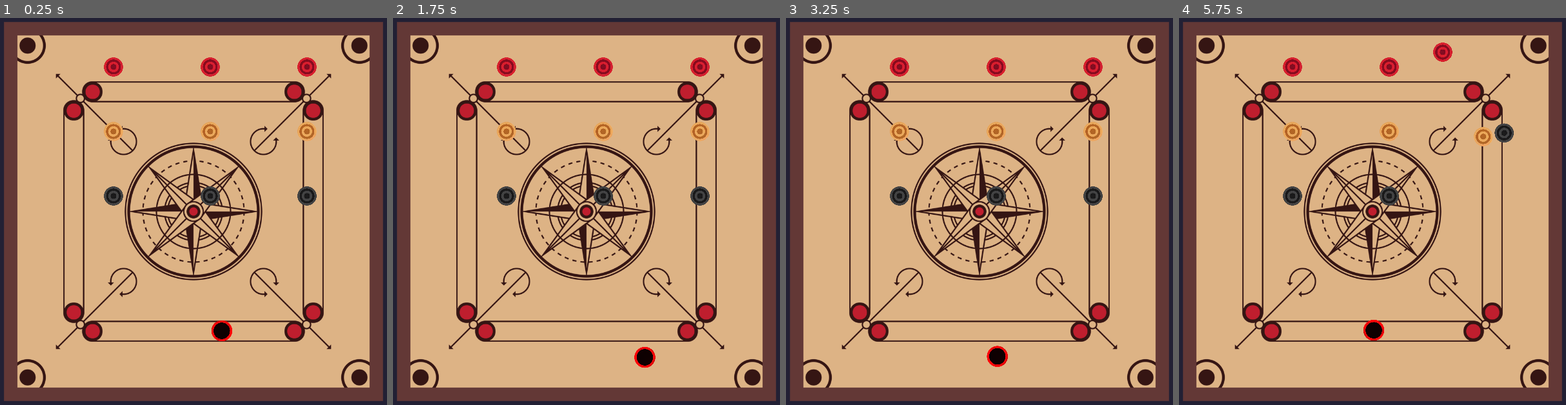
Above: before the commit, frames 1-4 (left to right).
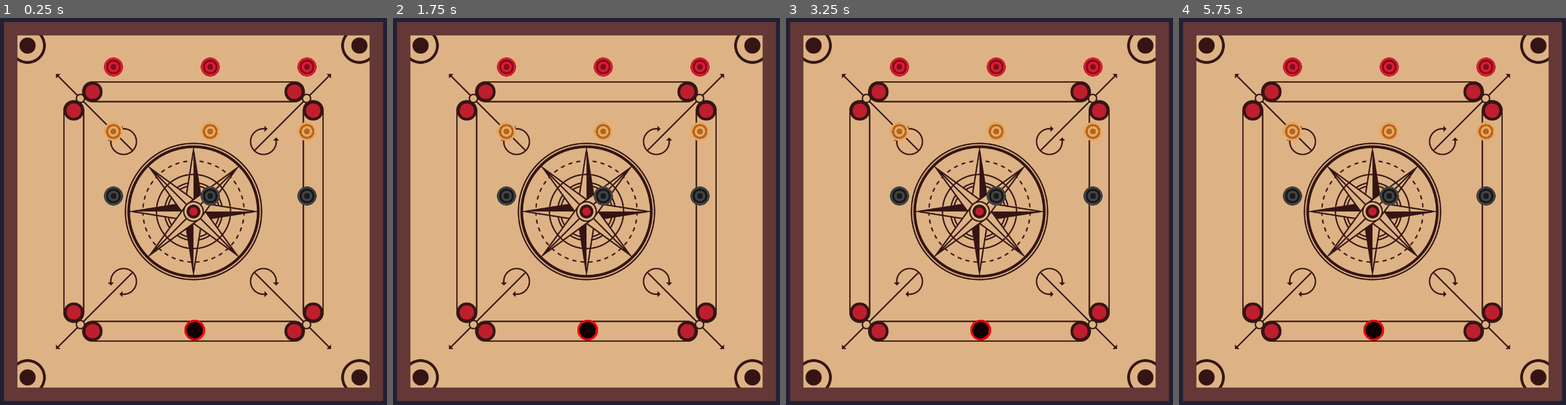
Above: after the commit, the same moments.

Repository: vignesh-seven/carroms
Game: Godot game, scene res://scenes/main.tscn
Same seed, same stepped clock (60 frames per second), same inputs: the game is played once before the commit and once after it.
Inputs (mouse positions are in pixels of both pictures, inside the frame that each line leads up to):
- Up to frame 1 (0.25 s): no input
- Up to frame 2 (1.75 s): tap Enter at 0.5 s; move the mouse to (679, 192) at 0.52 s; hold D (right, bound only after the commit) 0.53-1.28 s; tap Space (shoot) at 0.6, 1.55 s; tap F (start_striker, bound only before the commit) at 0.8, 1.25, 1.35 s; move the mouse to (501, 230) at 1.27 s; hold A (left, bound only after the commit) from 1.28 s (still down)
- Up to frame 3 (3.25 s): move the mouse to (1022, 118) at 2.02 s; release A (left, bound only after the commit) at 2.03 s; hold D (right, bound only after the commit) from 2.03 s (still down); tap Space (shoot) at 2.1, 3.05 s; tap F (start_striker, bound only before the commit) at 2.3, 2.75, 2.85 s; move the mouse to (960, 296) at 2.77 s
- Up to frame 4 (5.75 s): move the mouse to (1496, 273) at 3.52 s; release D (right, bound only after the commit) at 3.53 s; hold A (left, bound only after the commit) from 3.53 s (still down); tap Space (shoot) at 3.6, 4.55, 5.1 s; tap F (start_striker, bound only before the commit) at 3.8, 4.25, 4.35, 5.3 s; move the mouse to (1248, 149) at 4.27 s; move the mouse to (1391, 211) at 5.02 s

The runs differ from the first frame. In frame 1, 0.5% of the frame differs, in the area x 47-60%, y 78-84%; in frame 2, 0.5%; in frame 3, 0.5%; in frame 4, 1.0%, in the area x 47-87%, y 6-84%.

Commit message:
striker will now be spawned and despawned to avoid issues with physics (incomplete)

Diff:
--- a/project.godot
+++ b/project.godot
@@ -28,10 +28,22 @@
 , Object(InputEventMouseButton,"resource_local_to_scene":false,"resource_name":"","device":-1,"window_id":0,"alt_presse …(249 unchanged characters)…
 ]
 }
-start_striker={
+reset_striker={
 "deadzone": 0.5,
 "events": [Object(InputEventKey,"resource_local_to_scene":false,"resource_name":"","device":-1,"window_id":0,"alt_pressed":false,"shift_pressed":false,"ctrl_pressed":false,"meta_pressed":false,"pressed":false,"keycode":0,"physical_keycode":70,"key_label":0,"unicode":102,"echo":false,"script":null)
 , Object(InputEventMouseButton,"resource_local_to_scene":false,"resource_name":"","device":-1,"window_id":0,"alt_presse …(249 unchanged characters)…
+]
+}
+left={
+"deadzone": 0.5,
+"events": [Object(InputEventKey,"resource_local_to_scene":false,"resource_name":"","device":-1,"window_id":0,"alt_pressed":false,"shift_pressed":false,"ctrl_pressed":false,"meta_pressed":false,"pressed":false,"keycode":0,"physical_keycode":65,"key_label":0,"unicode":97,"echo":false,"script":null)
+, Object(InputEventKey,"resource_local_to_scene":false,"resource_name":"","device":-1,"window_id":0,"alt_pressed":false,"shift_pressed":false,"ctrl_pressed":false,"meta_pressed":false,"pressed":false,"keycode":0,"physical_keycode":4194319,"key_label":0,"unicode":0,"echo":false,"script":null)
+]
+}
+right={
+"deadzone": 0.5,
+"events": [Object(InputEventKey,"resource_local_to_scene":false,"resource_name":"","device":-1,"window_id":0,"alt_pressed":false,"shift_pressed":false,"ctrl_pressed":false,"meta_pressed":false,"pressed":false,"keycode":0,"physical_keycode":68,"key_label":0,"unicode":100,"echo":false,"script":null)
+, Object(InputEventKey,"resource_local_to_scene":false,"resource_name":"","device":-1,"window_id":0,"alt_pressed":false,"shift_pressed":false,"ctrl_pressed":false,"meta_pressed":false,"pressed":false,"keycode":0,"physical_keycode":4194321,"key_label":0,"unicode":0,"echo":false,"script":null)
 ]
 }
 
--- a/scenes/main.gd
+++ b/scenes/main.gd
@@ -1,13 +1,18 @@
 extends Node2D
 
 # Spawning the carroms happens here
-
 var black_carrom_scene = preload("res://scenes/black_carrom.tscn")
 var yellow_carrom_scene = preload("res://scenes/yellow_carrom.tscn")
 var red_carrom_scene = preload("res://scenes/red_carrom.tscn")
 
+# Spawning the strikers
+var striker_scene = preload("res://scenes/striker.tscn")
+var striker_dummy_scene = preload("res://scenes/striker_dummy.tscn")
+
+
 func _ready():
-# the markers that contain all the postitions for the carroms (along with the color)
+	# the markers that contain all the postitions for the carroms (along with the color)
+	# spawning carroms
 	var markers = $Carroms/Markers.get_children()
 	for marker in markers:
 		#print(marker.position)
@@ -24,3 +29,9 @@
 			var carrom = yellow_carrom_scene.instantiate()
 			carrom.position = marker.position
 			$Carroms.add_child(carrom)
+
+	# spawing striker
+	var striker_dummy = striker_dummy_scene.instantiate()
+	striker_dummy.position = $StrikerStartMarker.position
+	print(striker_dummy.position)
+	$Strikers.add_child(striker_dummy)
--- a/scenes/main.tscn
+++ b/scenes/main.tscn
@@ -1,9 +1,8 @@
-[gd_scene load_steps=8 format=3 uid="uid://w4gcorywtwwu"]
+[gd_scene load_steps=7 format=3 uid="uid://w4gcorywtwwu"]
 
 [ext_resource type="Texture2D" uid="uid://lljnpc2hsydm" path="res://sprites/carrom-board.png" id="1_a7er2"]
 [ext_resource type="Script" path="res://scenes/main.gd" id="1_vu3lo"]
 [ext_resource type="Script" path="res://scenes/goal_points.gd" id="2_ei0oq"]
-[ext_resource type="PackedScene" uid="uid://tlixi5cbcs61" path="res://scenes/striker.tscn" id="5_l4rp2"]
 
 [sub_resource type="PhysicsMaterial" id="PhysicsMaterial_e7887"]
 friction = 0.4
@@ -65,9 +64,6 @@
 position = Vector2(805, 843.333)
 shape = SubResource("CircleShape2D_d2vdn")
 
-[node name="Striker" parent="." instance=ExtResource("5_l4rp2")]
-position = Vector2(368, 509)
-
 [node name="StrikerStartMarker" type="Marker2D" parent="."]
 position = Vector2(326, 508)
 
@@ -113,4 +109,6 @@
 position = Vector2(500, 300)
 metadata/color = "black"
 
+[node name="Strikers" type="Node2D" parent="."]
+
 [connection signal="body_shape_entered" from="CarromBoard/GoalPoints" to="CarromBoard/GoalPoints" method="_on_body_shape_entered"]
--- a/scenes/striker.gd
+++ b/scenes/striker.gd
@@ -1,18 +1,36 @@
 extends RigidBody2D
 
+var aiming = true
+
 func _physics_process(delta):
+	# apply force on the striker when the shot
 	if Input.is_action_just_pressed("shoot"):
 		var mouse_position = get_viewport().get_mouse_position()
-		#print(get_viewport().get_mouse_position())
 		var direction = (mouse_position - position).normalized()
+		# strength of the force is calculated like this for now
 		var strength = mouse_position.distance_to(position)
+
+		# reset the striker velocities before applying the force on it
+		linear_velocity = Vector2.ZERO
+		angular_velocity = 0.0
 		apply_central_impulse(direction * -(strength * 5))
-		#print(strength)
+		aiming = false
+
+	# while in aiming mode, allow moving the striker left and right
+	if Input.is_action_pressed("left") and aiming:
+		position.x -= 5
+		if position.x < 168:
+			position.x = 168
+	if Input.is_action_pressed("right") and aiming:
+		position.x += 5
+		if position.x > 480:
+			position.x = 480
+
 
 func _integrate_forces(state):
-	if Input.is_action_just_pressed("start_striker"):
-		print("Start striker")
-		#freeze = true
+	if Input.is_action_just_pressed("reset_striker"):
 		linear_velocity = Vector2.ZERO
-		position = $"../StrikerStartMarker".position
-		#freeze = false
+		angular_velocity = 0.0
+		position = $"../StrikerStartMarker".position # teleport the striker to the default marker position
+
+		aiming = true
--- a/scenes/striker.tscn
+++ b/scenes/striker.tscn
@@ -1,6 +1,5 @@
-[gd_scene load_steps=4 format=3 uid="uid://tlixi5cbcs61"]
+[gd_scene load_steps=3 format=3 uid="uid://tlixi5cbcs61"]
 
-[ext_resource type="Script" path="res://scenes/striker.gd" id="1_lf5ae"]
 [ext_resource type="Texture2D" uid="uid://coedtgnoxag45" path="res://sprites/striker.png" id="2_cer3b"]
 
 [sub_resource type="CircleShape2D" id="CircleShape2D_wb7dk"]
@@ -9,7 +8,6 @@
 [node name="Striker" type="RigidBody2D"]
 gravity_scale = 0.0
 linear_damp = 1.0
-script = ExtResource("1_lf5ae")
 
 [node name="Sprite2D" type="Sprite2D" parent="."]
 scale = Vector2(0.11, 0.11)
--- /dev/null
+++ b/scenes/striker_dummy.tscn
@@ -0,0 +1,7 @@
+[gd_scene load_steps=2 format=3 uid="uid://dacxphk8sfpdu"]
+
+[ext_resource type="Texture2D" uid="uid://coedtgnoxag45" path="res://sprites/striker.png" id="2_8v4t0"]
+
+[node name="StrikerDummy" type="Sprite2D"]
+scale = Vector2(0.11, 0.11)
+texture = ExtResource("2_8v4t0")
--- /dev/null
+++ b/scenes/strikers.gd
@@ -0,0 +1,16 @@
+extends Node2D
+
+# Called when the node enters the scene tree for the first time.
+func _ready():
+	pass
+
+
+# Called every frame. 'delta' is the elapsed time since the previous frame.
+func _process(delta):
+	if Input.is_action_just_pressed("left"):
+		print("hi")
+		var striker_dummy = striker_dummy_scene.instantiate()
+		#striker_dummy.position = $"../StrikerStartMarker".position
+		print(striker_dummy.position)
+
+		add_child(striker_dummy)
